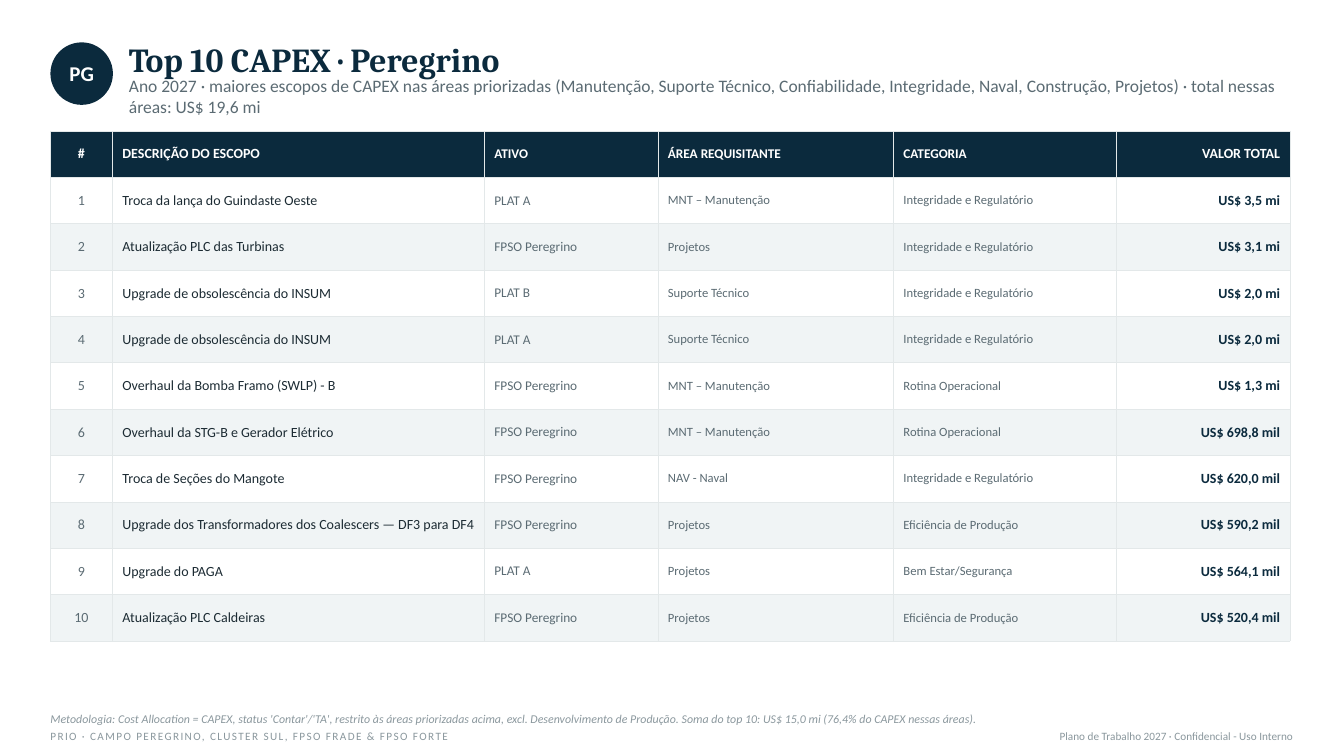
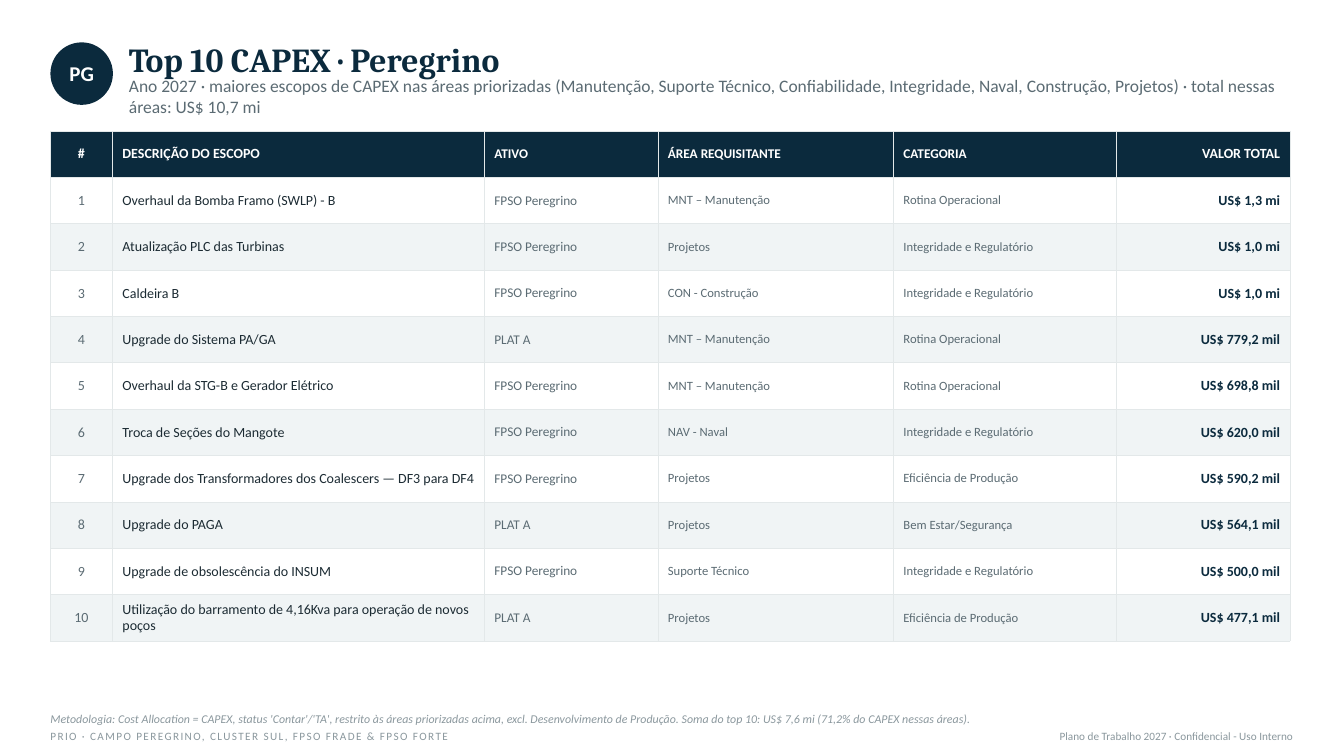
Before and after one commit to LucasRibaas/Planejamento, a slide deck: slide 26 of PRIO_Top_CAPEX_OPEX_Despriorizados_2027.pptx (slide 27 before the commit). Drawn at 1344x756 pixels with LibreOffice and Linux fonts; fonts in the diff are those of the drawing. Boxes give left, top, right and bottom in pixels: in the first picture for what was removed or moved away, otherwise in the second. Text is boxed around its words. In the diff, an @@ line names an element or a change of style, - is before the commit and + after.

```diff
--- a/PRIO_Top_CAPEX_OPEX_Despriorizados_2027.pptx
+++ b/PRIO_Top_CAPEX_OPEX_Despriorizados_2027.pptx
@@ text at bbox=[129, 78, 1275, 115]: text changed @@
-Ano 2027 · maiores escopos de CAPEX nas áreas priorizadas (Manutenção, Suporte Técnico, Confiabilidade, Integridade, Naval, Construção, Projetos) · total nessas áreas: US$ 19,6 mi
+Ano 2027 · maiores escopos de CAPEX nas áreas priorizadas (Manutenção, Suporte Técnico, Confiabilidade, Integridade, Naval, Construção, Projetos) · total nessas áreas: US$ 10,7 mi
@@ table at bbox=[50, 131, 1290, 637] @@
-row 2: 1 | Troca da lança do Guindaste Oeste | PLAT A | MNT – Manutenção | Integridade e Regulatório | US$ 3,5 mi
+row 2: 1 | Overhaul da Bomba Framo (SWLP) - B | FPSO Peregrino | MNT – Manutenção | Rotina Operacional | US$ 1,3 mi
-row 3, column 6: US$ 3,1 mi
+row 3, column 6: US$ 1,0 mi
-row 4: 3 | Upgrade de obsolescência do INSUM | PLAT B | Suporte Técnico | Integridade e Regulatório | US$ 2,0 mi
+row 4: 3 | Caldeira B | FPSO Peregrino | CON - Construção | Integridade e Regulatório | US$ 1,0 mi
-row 5: 4 | Upgrade de obsolescência do INSUM | PLAT A | Suporte Técnico | Integridade e Regulatório | US$ 2,0 mi
+row 5: 4 | Upgrade do Sistema PA/GA | PLAT A | MNT – Manutenção | Rotina Operacional | US$ 779,2 mil
-row 6, column 2: Overhaul da Bomba Framo (SWLP) - B
+row 6, column 2: Overhaul da STG-B e Gerador Elétrico
-row 6, column 6: US$ 1,3 mi
+row 6, column 6: US$ 698,8 mil
-row 7: 6 | Overhaul da STG-B e Gerador Elétrico | FPSO Peregrino | MNT – Manutenção | Rotina Operacional | US$ 698,8 mil
+row 7: 6 | Troca de Seções do Mangote | FPSO Peregrino | NAV - Naval | Integridade e Regulatório | US$ 620,0 mil
-row 8: 7 | Troca de Seções do Mangote | FPSO Peregrino | NAV - Naval | Integridade e Regulatório | US$ 620,0 mil
+row 8: 7 | Upgrade dos Transformadores dos Coalescers — DF3 para DF4 | FPSO Peregrino | Projetos | Eficiência de Produção | US$ 590,2 mil
-row 9: 8 | Upgrade dos Transformadores dos Coalescers — DF3 para DF4 | FPSO Peregrino | Projetos | Eficiência de Produção | US$ 590,2 mil
+row 9: 8 | Upgrade do PAGA | PLAT A | Projetos | Bem Estar/Segurança | US$ 564,1 mil
-row 10: 9 | Upgrade do PAGA | PLAT A | Projetos | Bem Estar/Segurança | US$ 564,1 mil
+row 10: 9 | Upgrade de obsolescência do INSUM | FPSO Peregrino | Suporte Técnico | Integridade e Regulatório | US$ 500,0 mil
-row 11: 10 | Atualização PLC Caldeiras | FPSO Peregrino | Projetos | Eficiência de Produção | US$ 520,4 mil
+row 11: 10 | Utilização do barramento de 4,16Kva para operação de novos poços | PLAT A | Projetos | Eficiência de Produção | US$ 477,1 mil
@@ text at bbox=[50, 714, 970, 725]: text changed @@
-Metodologia: Cost Allocation = CAPEX, status 'Contar'/'TA', restrito às áreas priorizadas acima, excl. Desenvolvimento de Produção. Soma do top 10: US$ 15,0 mi (76,4% do CAPEX nessas áreas).
+Metodologia: Cost Allocation = CAPEX, status 'Contar'/'TA', restrito às áreas priorizadas acima, excl. Desenvolvimento de Produção. Soma do top 10: US$ 7,6 mi (71,2% do CAPEX nessas áreas).
```
Also in this commit, not shown: 31 other slides changed.
